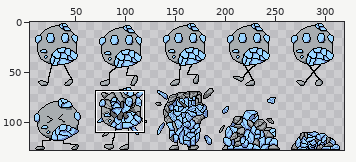
File history of a sprite sheet, TGS2024/images/Enemy/Walk.png. Above: a wide view before the commit, with the close-up outlined.
Close-up. Before:
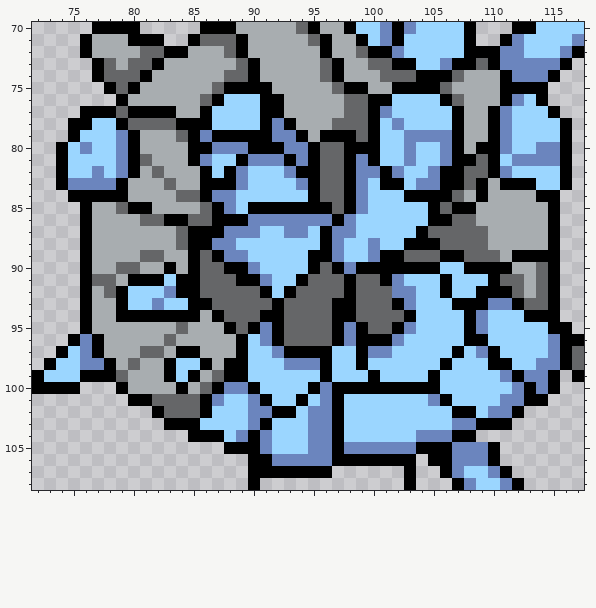
The file is 320x128 pixels. Colours within 5 levels of each other are drawn and written as one. Shown: x 72..117, y 70..108. The wide view leaves out empty margins.
Once edited:
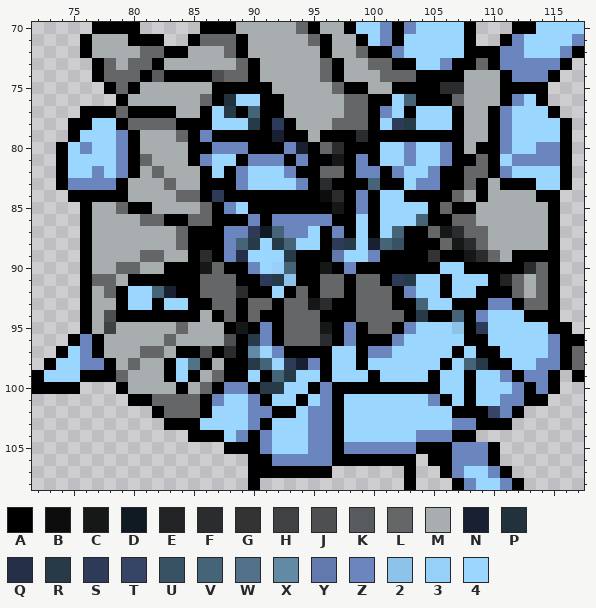
Palette (. is transparent): A #000000  B #0d0d0e  C #161717  D #101a22  E #222324  F #2b2c2d  G #333334  H #3f4142  J #4d4f51  K #585b5d  L #656668  M #a8adb0  N #182032  P #21323d  Q #253048  R #273a47  S #2e3b58  T #364565  U #395263  V #466478  W #517289  X #628aa5  Y #6179ad  Z #6b85be  2 #8dc3e9  3 #96d0f8  4 #9bd6ff
Edits made:
@@ x 72..117 @@
  73 .....ALMLLAMMMMMMLAMMMMMLAMMLLAA44ZAALAZZZZZA.
- 74 .....ALLLAMMMMMMLLAMMMMMLAMMMLLLAAALMMMAZZZA..
- 75 ......ALAMMMMMMLAAAAMMMMMLAAMMAAAALMMMMAAAA...
- 76 .......AMMMMMMLA444AAMMMMMLLAA4444ALMMMAZ4A...
- 77 ....AAALAAAAMMA4444AAMMMMMLLAZ44444AMMAZ444A..
- 78 ...AA44ALLLLAAA4444AZAMMMLLLA4Z4444AMMAZ4444A.
- 79 ...A444ZAMMMLAZAAAAAZZAMAAALA44ZZZZAMMAZ4444A.
- 80 ..A4Z44ZAMMMMAAZZZAAAZZALLAAA44Z44ZAMAAZ44ZZA.
- 81 ..A4444ZALMMMAZ44AZZZAZALLAZA44Z44ZAALA4ZZZZA.
+ 74 .....ALLLAKAAAAJLLAMMMMMLAMMMLLLAAAAMMMAZZZA..
+ 75 ......ALAMMMMMMAAAAAMMMMMLAAMMAAAAFFMMMAAAA...
+ 76 .......AMMMMMMLAP44AAMMMMMLLAA4VAAALMMMAZ4A...
+ 77 ....AAALAAAAMMA4RAVAAMMMMMLLAZ4A444AMMAZ444A..
+ 78 ...AA44ALLLLAAA444RASAMMMLLLA4SR444AMMAZ4444A.
+ 79 ...A444ZAMMMLAZAAAAANAAMAAAFAAAAAAAAMMAZ4444A.
+ 80 ..A4Z44ZAMMMMAAZZZAAAZNALFAAA44Z44ZAMAAZ44ZZA.
+ 81 ..A4444ZALMMMAZ44AZZZAZAACAZA44Z44ZAALA4ZZZZA.
  82 ..A44Z4ZAMLMMMA4AZ444ZAALLAZZAZ44ZAALLAZ4444A.
- 83 ..AZZZZAMMMLMMAAAZ4444ZALLAZ4AA4ZZAALAMAAA44A.
- 84 ...AAAAAMMMMLLAZZ444444ALLAZ444AAAALMAMMMMAA..
- 85 ....AMMLAAMMMMLAZ4AAAAAAALAZ44444ALAAMMMMMMA..
- 86 ....AMMMMLLAALLAAAZZZZZZZAZ444444AALLMMMMMMA..
- 87 ....AMMMMMMMLAAAZZZ44ZZ4AZZ44444ALLLLLMMMMMA..
- 88 ....AMMMMMMMLAAZZ4444444AZ44Z44AAALLLLMMMMMA..
- 89 ....AMMMMLLMMALAZZ44444AAZ44ZAALLLAALLLMAAAA..
- 90 ....AMMLLMMAMALLAAZ4444ALAZAAAAAAA44AAAAMMLA..
- 91 ....ALLMAAA4AALLLAAZ44ALLLALLAZ444A444ALLMLA..
- 92 ....AMLA444ZAALLLLLA4ALLLLALLLZZ44A44AAALMLA..
- 93 ....AMMA44Z44AALLLLLALLLLAALLLAZ444AAAZZALLA..
- 94 ....AMMAAAAAAAMALLLAALLLLAALLLLA4444AZ444AAA..
- 95 ....AMMMMMMMLMMMALAZALLLLAZALLAZ4444AZ44444AA.
- 96 ...AZAMMMMMLMMMMMA4ZALLLLAZAAAZ44444AA44444ZAA
- 97 ..A4ZAMMMLLMAAMMMA44ZAAAA44AZZ44444A4ZA4444ZAL
- 98 .A44ZZAMLMMA44AMAA444ZZZA44A444444A444AA44ZZAL
- 99 A444AAALMMMA4AMLAA444444A444A4444A44444ZAZZA.A
-100 AAAA...AMMMMAMLAZZA4444AZAAAAAAAAA444444ZAZA..
-101 ........AALLLLAZ44ZA44A4ZA4444444ZA4444ZZAA...
-102 ..........ALLLA444ZZAA4ZZA444444444AA4ZZA.....
+ 83 ..AZZZZAMMMLMMAAAZ4444ZAFAAAVAA4ZZAALAMAAA44A.
+ 84 ...AAAAAMMMMLLASAAAAAAAABFAZA44AAAALMAMMMMAA..
+ 85 ....AMMLAAMMMMLAZ4AAAAAAACAZA4444ALAAMMMMMMA..
+ 86 ....AMMMMLLAALLAAAZAZZZZZAA4A444VAALLMMMMMMA..
+ 87 ....AMMMMMMMLAAAZZSDVZZ4AZA4A4VAALCFLLMMMMMA..
+ 88 ....AMMMMMMMLAAAZVR4RV44ASR4NVUAAALCFLMMMMMA..
+ 89 ....AMMMMLLMMAFAZQ444RAAAY44ZAAAAGAACFLMAAAA..
+ 90 ....AMMLLMMAAACLAAZ43VAACAZAAAAAAA44AAAAAFLA..
+ 91 ....ALLMAAAAAALLLAASR2AALLALLASR44A444AELMLA..
+ 92 ....AMLA44VNAALLLFAA4ALALLALLLAZ44A44AAALMLA..
+ 93 ....AMMA44A44AALLALLALLCFAALLLAAV44AAAZZALLA..
+ 94 ....AMJAAAAAAAMALALAALLLAAALLLLARAAVAZ444AAA..
+ 95 ....AMHMMMMMLMMMACAZALLLCAZALLAZ4442AS44444AA.
+ 96 ...AZAMMMMMLMMMMJARZALLLFAZAAAZ44444AA44444ZAA
+ 97 ..A4ZAMMMLLMAAJAFAX4ZAAAA44AZZ44444A4AA4444ZAL
+ 98 .A44ZZAMLMMA4WAMAARV4SNZA44A444444A4VRAA44ZZAL
+ 99 A444AAALMMMA4AMLAA4AVR44A444A4444A44A44ZAZZA.A
+100 AAAA...AMMMMAMLAZZARR44AZAAAAAAAAA44A444ZAZA..
+101 ........AALLLLAZ44ZA44A4ZA4444444ZA4A44ZZAA...
+102 ..........ALLLA444ZZAA4ZZA444444444AAATZA.....
 103 ...........AAA4444ZA444ZZA444444444ZZAAA......
